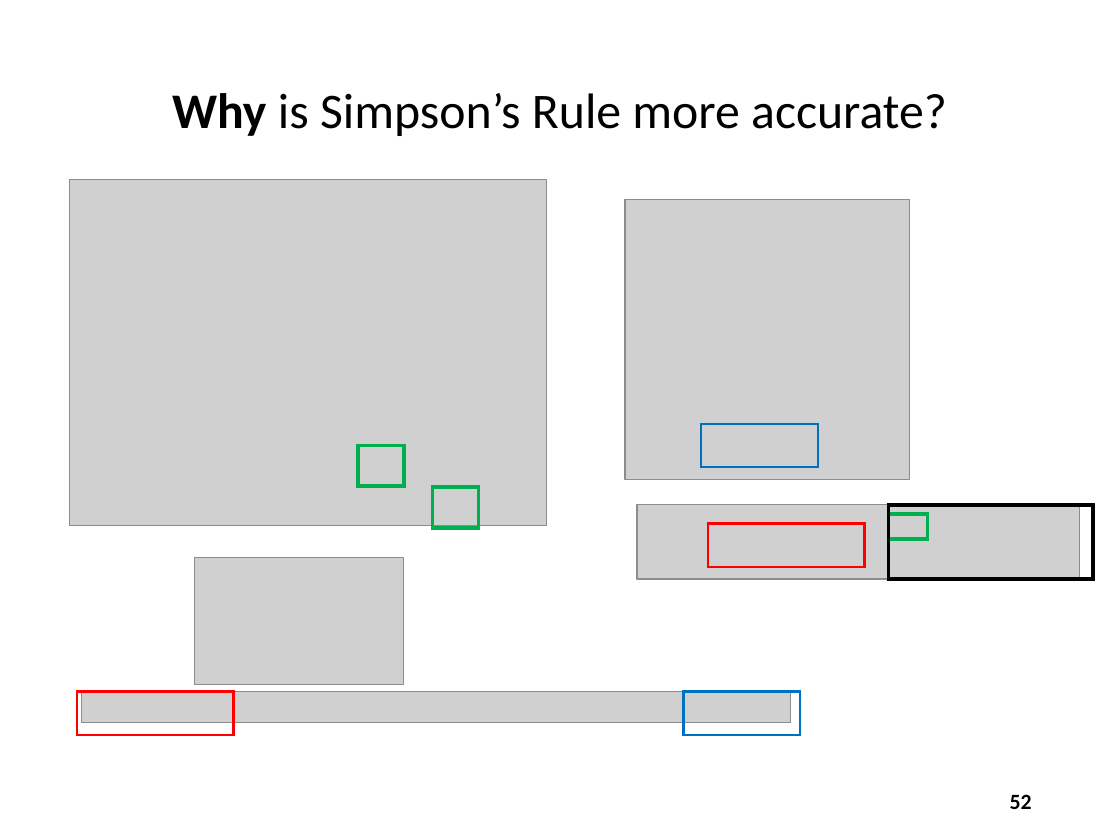
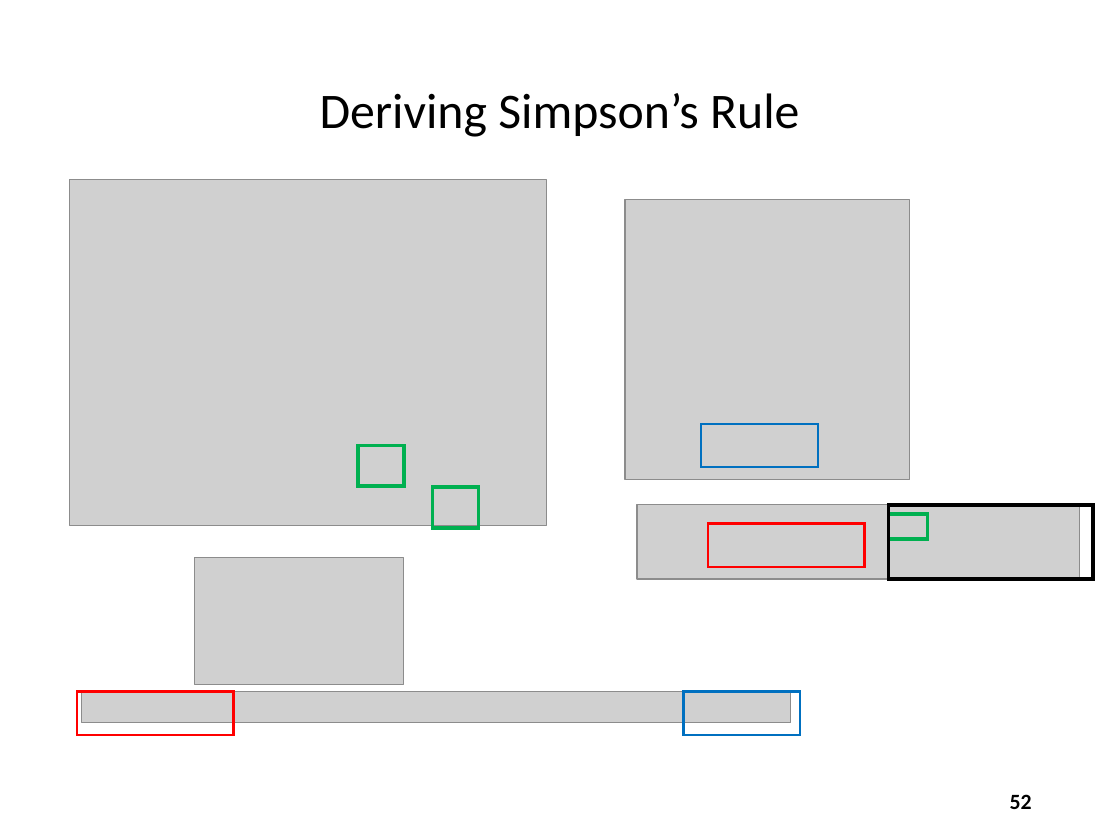
Before and after one commit to dbiersach/scicomp301-cpp-linux, a slide deck: slide 52 of session03/Session 03 - Loops, Conditionals, Modulus.pptx. Drawn at 1120x840 pixels with LibreOffice and Linux fonts; fonts in the diff are those of the drawing; grey boxes stand for pictures. Boxes give left, top, right and bottom in pixels: in the first picture for what was removed or moved away, otherwise in the second. Text is boxed around its words. In the diff, an @@ line names an element or a change of style, - is before the commit and + after.

```diff
--- a/session03/Session 03 - Loops, Conditionals, Modulus.pptx
+++ b/session03/Session 03 - Loops, Conditionals, Modulus.pptx
@@ title at (320, 93, 799, 137): text changed @@
-Why is Simpson’s Rule more accurate?
+Deriving Simpson’s Rule
```
Also in this commit, not shown: 11 other slides changed, 1 slide removed, 1 other file.
